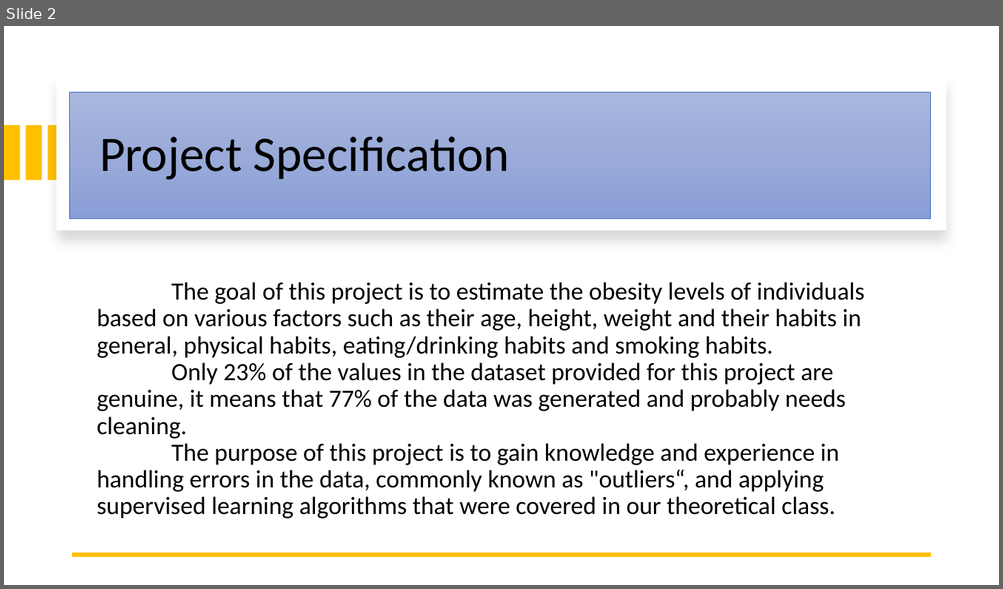
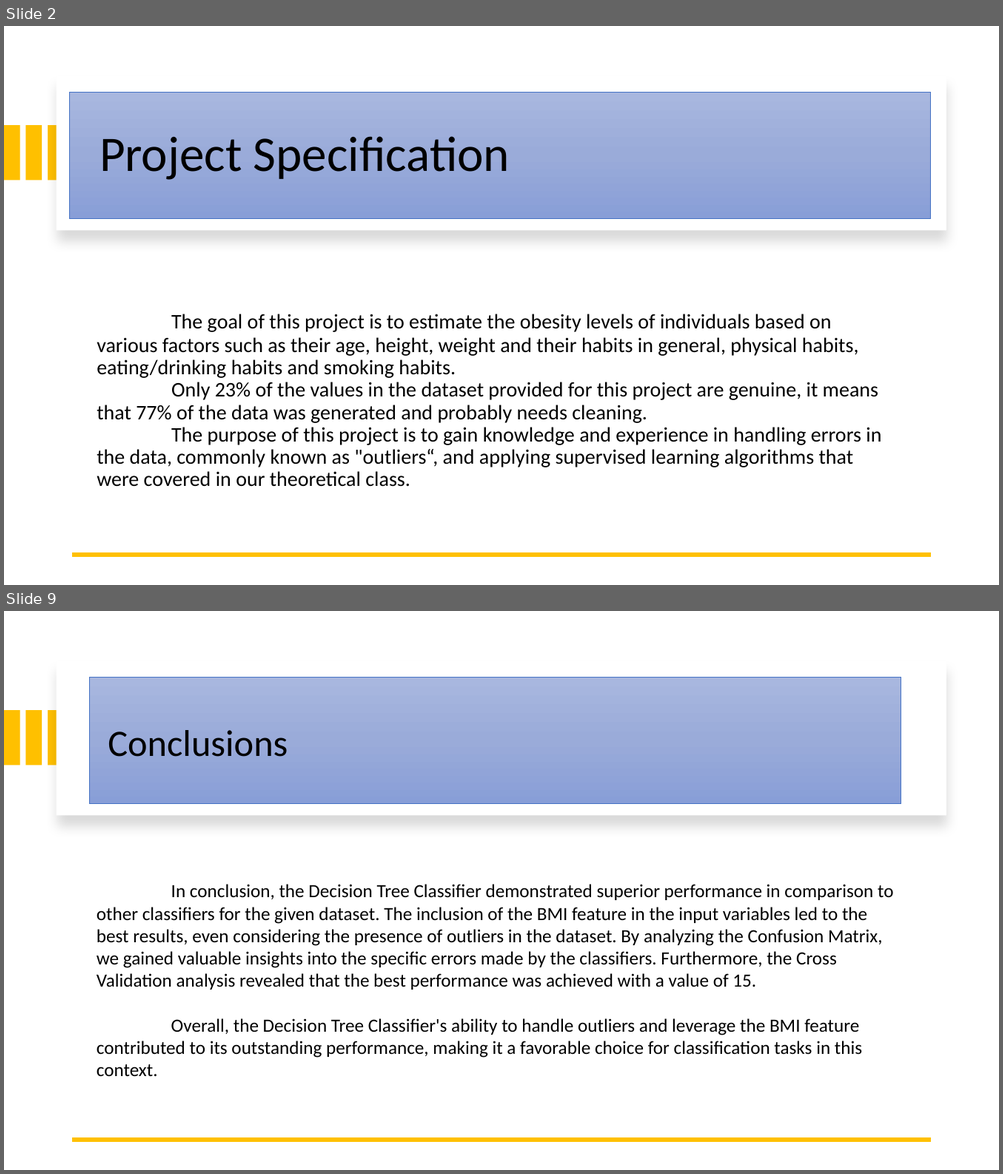
Before and after one commit to Eduardoramos123/IA_Projeto2, a slide deck: docs/checkpoint.pptx. Shown one above the other, each under a label of ours: slide 2 before the commit, slides 2 and 9 after it; the slides between them are not shown. The pictures are 1003x589 and 1003x1174 pixels, drawn with LibreOffice and Linux fonts; fonts in the diff are those of the drawing. Boxes give left, top, right and bottom in pixels: in the first picture for what was removed or moved away, otherwise in the second. Text is boxed around its words. In the diff, an @@ line names an element or a change of style, - is before the commit and + after.

```diff
--- a/docs/checkpoint.pptx
+++ b/docs/checkpoint.pptx
@@ slide 9 added at (4, 611, 999, 1170), background #FFFFFF @@
@@ rectangle added at (57, 661, 946, 815), fill #FFFFFF @@
@@ title added at (89, 678, 900, 804), fill gradient #A8B7DF to #9AABD9 to #889ED7, outline #4472C4 0.5 pt, 36 pt, text #000000 @@
+Conclusions
@@ rectangle added at (4, 710, 20, 766), fill #FFC000 @@
@@ rectangle added at (25, 710, 41, 766), fill #FFC000 @@
@@ rectangle added at (48, 710, 64, 766), fill #FFC000 @@
@@ text added at (96, 884, 893, 1076), 18 pt, text #000000 @@
+In conclusion, the Decision Tree Classifier demonstrated superior performance in comparison to other classifiers for the given dataset. The inclusion of the BMI feature in the input variables led to the best results, even considering the presence of outliers in the dataset. By analyzing the Confusion Matrix, we gained valuable insights into the specific errors made by the classifiers. Furthermore, the Cross Validation analysis revealed that the best performance was achieved with a value of 15.
+Overall, the Decision Tree Classifier's ability to handle outliers and leverage the BMI feature contributed to its outstanding performance, making it a favorable choice for classification tasks in this context.
@@ line added from (930, 1140) to (73, 1140), #FFC000 4.5 pt @@
@@ slide 2 changed as well @@
@@ text "The goal of this project ..." at (96, 314, 881, 487): size 24 to 20 pt @@
```
Also in this commit, not shown: 2 other slides changed, 5 other slides added, 2 slides removed, 2 other files.
